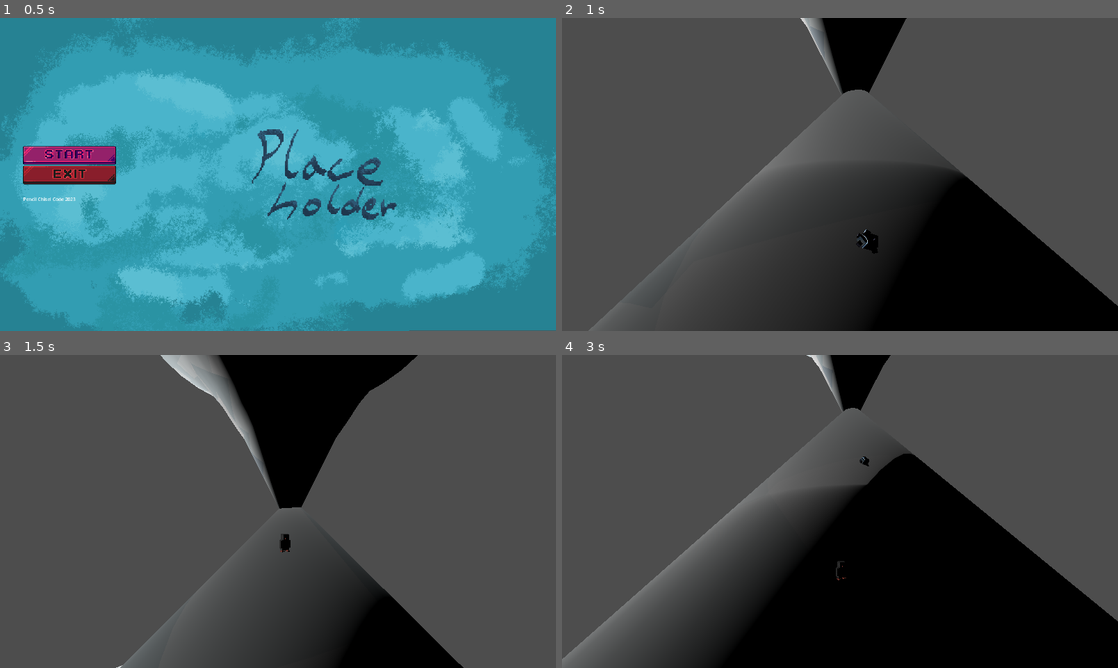
Above: before the commit, frames 1-4 (two rows, left to right).
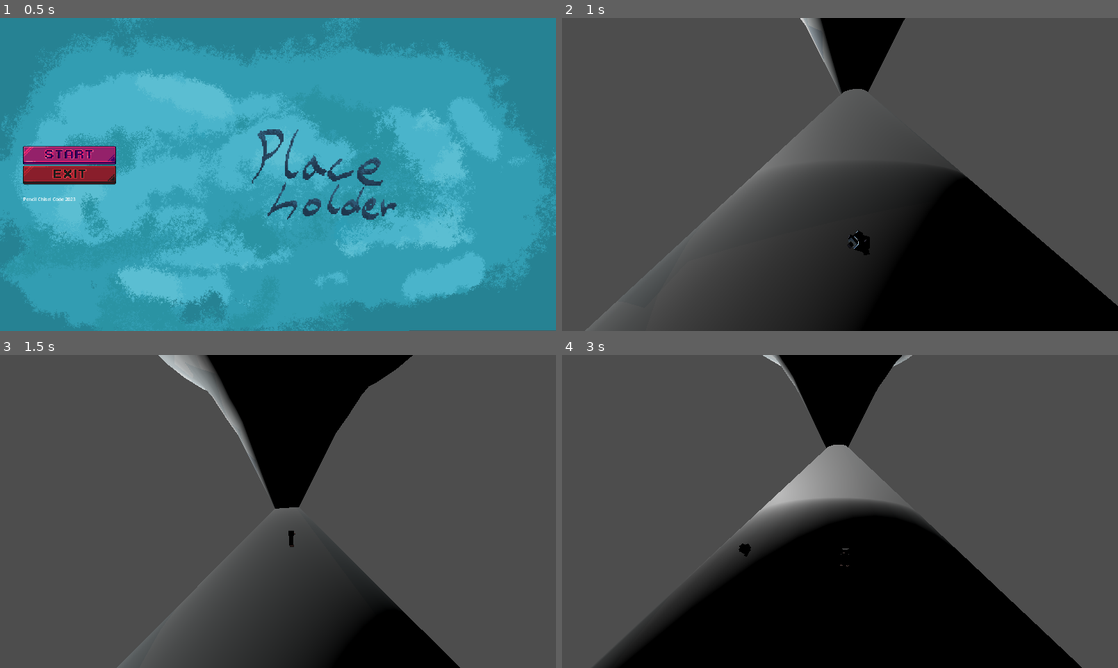
Above: after the commit, the same moments.

Repository: CodingBigTime/pencil-chisel-code-2023
Game: Godot game, scene res://scenes/main_menu.tscn
The game is run twice, just before and just after one commit, with the same random seed, the same clock (stepped at 60 frames per second) and the same inputs.
Inputs (mouse positions are in pixels of both pictures, inside the frame that each line leads up to):
- Up to frame 1 (0.5 s): no input
- Up to frame 2 (1 s): click (628, 155) at 0.5 s
- Up to frame 3 (1.5 s): hold D (right) from 1.28 s (still down)
- Up to frame 4 (3 s): release D (right) at 2.03 s; hold S (down) 2.03-2.78 s; hold D (right) from 2.78 s (still down)

Frame 1 is identical in both runs. In frame 2, 0.7% of the frame differs, in the area x 4-100%, y 0-100%; in frame 3, 2.3%; in frame 4, 22%, in the area x 0-100%, y 0-100%.

Commit message:
Tweak player and movement

Diff:
--- a/actors/player.gd
+++ b/actors/player.gd
@@ -5,33 +5,24 @@
 const SPEED = 10.0
 const JUMP_VELOCITY = 4.5
 const LAUNCH_FORCE = 10
+const ROTATION_SPEED = 2.0
+const MAX_VELOCITY = 10.0
 
 # Get the gravity from the project settings to be synced with RigidBody nodes.
 var gravity = ProjectSettings.get_setting("physics/3d/default_gravity")
 
-func _physics_process(delta):
+
+func _physics_process(delta: float):
 	# Add the gravity.
 	if not is_on_floor():
 		velocity.y -= gravity * delta
 
-	# Get the input direction and handle the movement/deceleration.
-	var input_dir = Input.get_vector("left", "right", "up", "down")
-	var direction = Vector3(input_dir.x, 0, input_dir.y)
+	var input_rotation = Input.get_action_strength("right") - Input.get_action_strength("left")
+	rotate(Vector3(0, -1, 0), input_rotation * delta * ROTATION_SPEED)
 
-	# Rotate to face moving direction
-	if direction.length() > 0:
-		direction = direction.normalized()
-		look_at(global_transform.origin + direction, Vector3.UP)
+	# move forward
+	velocity += (Vector3(0, 0, -1).rotated(Vector3(0, 1, 0), rotation.y) * SPEED * delta)
 
-	# Handle movement
-	if direction.length() > 0:
-		velocity.x = direction.x * SPEED
-		velocity.z = direction.z * SPEED
-	else:
-		var lerp_factor = 0.1 * delta * 100
-		velocity.x = lerp(velocity.x, 0.0, lerp_factor)
-		velocity.z = lerp(velocity.z, 0.0, lerp_factor)
-	# Move and slide
 	move_and_slide()
 
 	# Handle collision
@@ -40,3 +31,5 @@
 		var collider = collision.get_collider()
 		if collider.is_in_group("weapon"):
 			launch_weapon.emit(collider.get_parent().name, velocity * LAUNCH_FORCE)
+
+	velocity = Trigonometry.clamp_vector_3d(velocity, MAX_VELOCITY)
--- a/actors/player.tscn
+++ b/actors/player.tscn
@@ -15,5 +15,5 @@
 transform = Transform3D(1, 0, 0, 0, 1, 0, 0, 0, 1, 0, -0.546664, 0.150256)
 
 [node name="CollisionShape3D" type="CollisionShape3D" parent="."]
-transform = Transform3D(1, 0, 0, 0, 1, 0, 0, 0, 1, 0.00617766, 0.0308895, 0)
+transform = Transform3D(1, 0, 0, 0, 1, 0, 0, 0, 1, 0.00617766, 0.156832, 0)
 shape = SubResource("CapsuleShape3D_2uu0y")
Not shown: 1 places in scenes/main.tscn that only renumber resources
